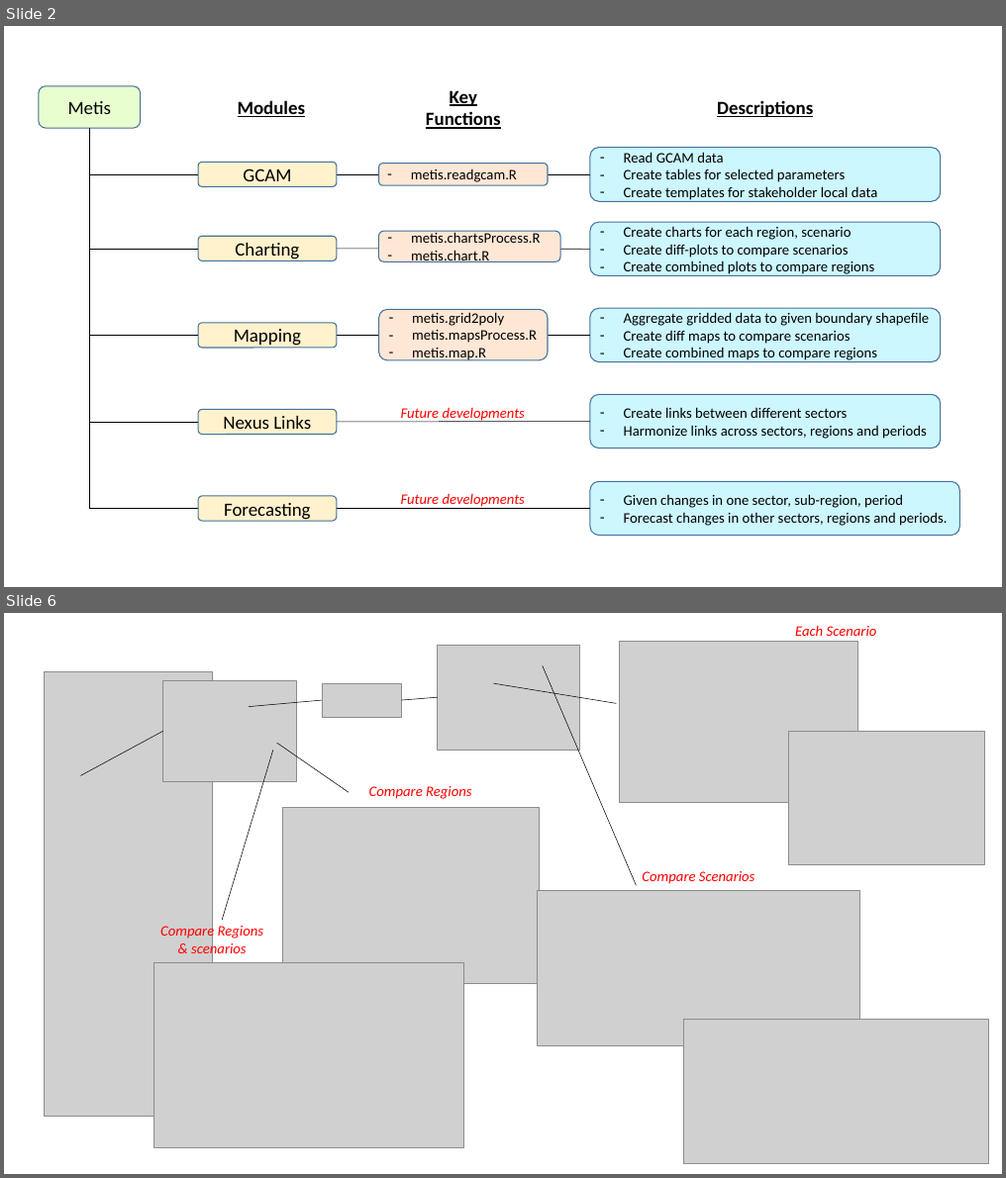
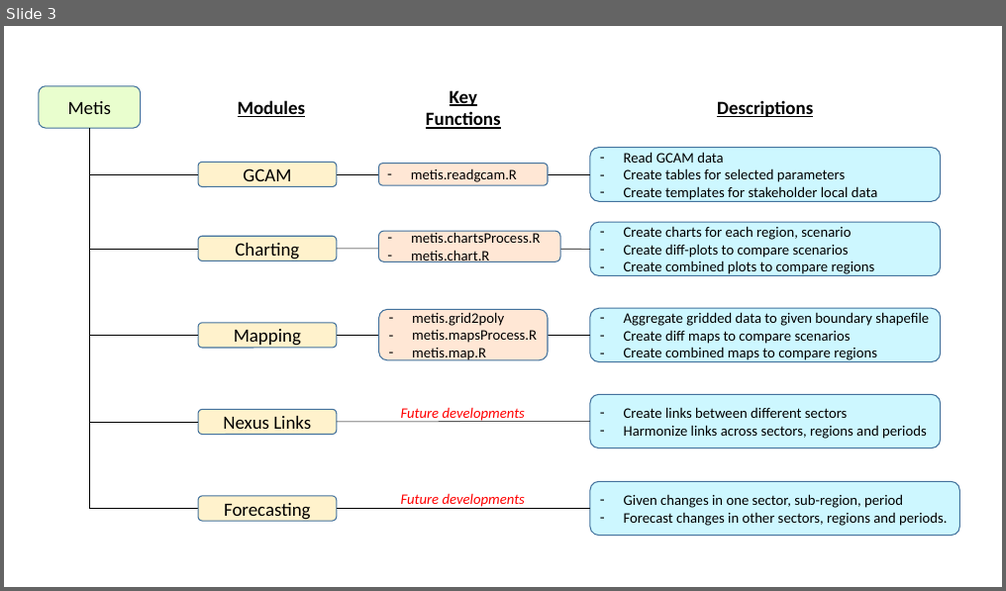
Before and after one commit to JGCRI/metis, a slide deck: READMEfigs/READMEfigs.pptx. Shown one above the other, each under a label of ours: slides 2 and 6 before the commit, slide 3 after it; the slides between them are not shown. The pictures are 1006x1178 and 1006x591 pixels, drawn with LibreOffice and Linux fonts; fonts in the diff are those of the drawing; grey boxes stand for pictures. Boxes give left, top, right and bottom in pixels: in the first picture for what was removed or moved away, otherwise in the second. Text is boxed around its words. In the diff, an @@ line names an element or a change of style, - is before the commit and + after.

```diff
--- a/READMEfigs/READMEfigs.pptx
+++ b/READMEfigs/READMEfigs.pptx
@@ slide 6 removed at box(4, 613, 1002, 1174), background #FFFFFF @@
@@ picture removed at box(620, 642, 858, 802) @@
@@ text removed at box(795, 626, 877, 636) @@
-Each Scenario
@@ picture removed at box(44, 671, 212, 1116) @@
@@ picture removed at box(438, 645, 580, 750) @@
@@ line removed from (636, 885) to (543, 666) @@
@@ picture removed at box(162, 680, 296, 781) @@
@@ line removed from (322, 700) to (249, 707) @@
@@ picture removed at box(322, 683, 402, 717) @@
@@ line removed from (438, 697) to (402, 700) @@
@@ line removed from (617, 703) to (494, 683) @@
@@ line removed from (80, 775) to (162, 731) @@
@@ picture removed at box(788, 731, 984, 865) @@
@@ line removed from (222, 921) to (273, 750) @@
@@ line removed from (349, 792) to (277, 743) @@
@@ rounded rectangle removed at box(331, 777, 509, 803) @@
-Compare Regions
@@ picture removed at box(282, 808, 540, 983) @@
@@ rounded rectangle removed at box(610, 863, 788, 888) @@
-Compare Scenarios
@@ picture removed at box(537, 891, 860, 1046) @@
@@ rounded rectangle removed at box(149, 927, 276, 953) @@
-Compare Regions
-& scenarios
@@ picture removed at box(154, 962, 463, 1149) @@
@@ picture removed at box(684, 1020, 988, 1163) @@
@@ what was slide 2 is now slide 3 @@
```
Also in this commit, not shown: 3 slides changed, 10 slides added, 1 other slide removed, 35 other files.
